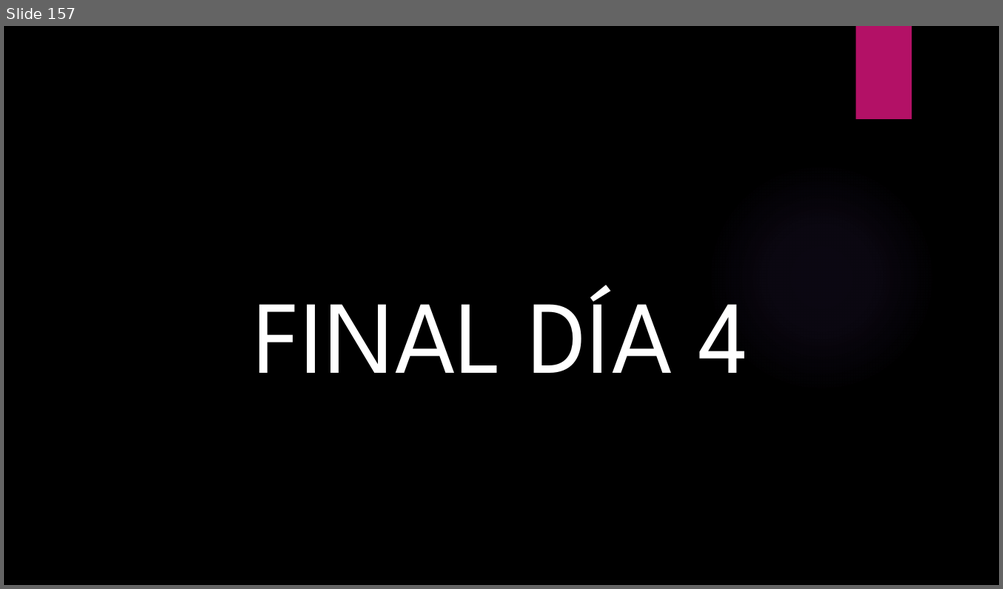
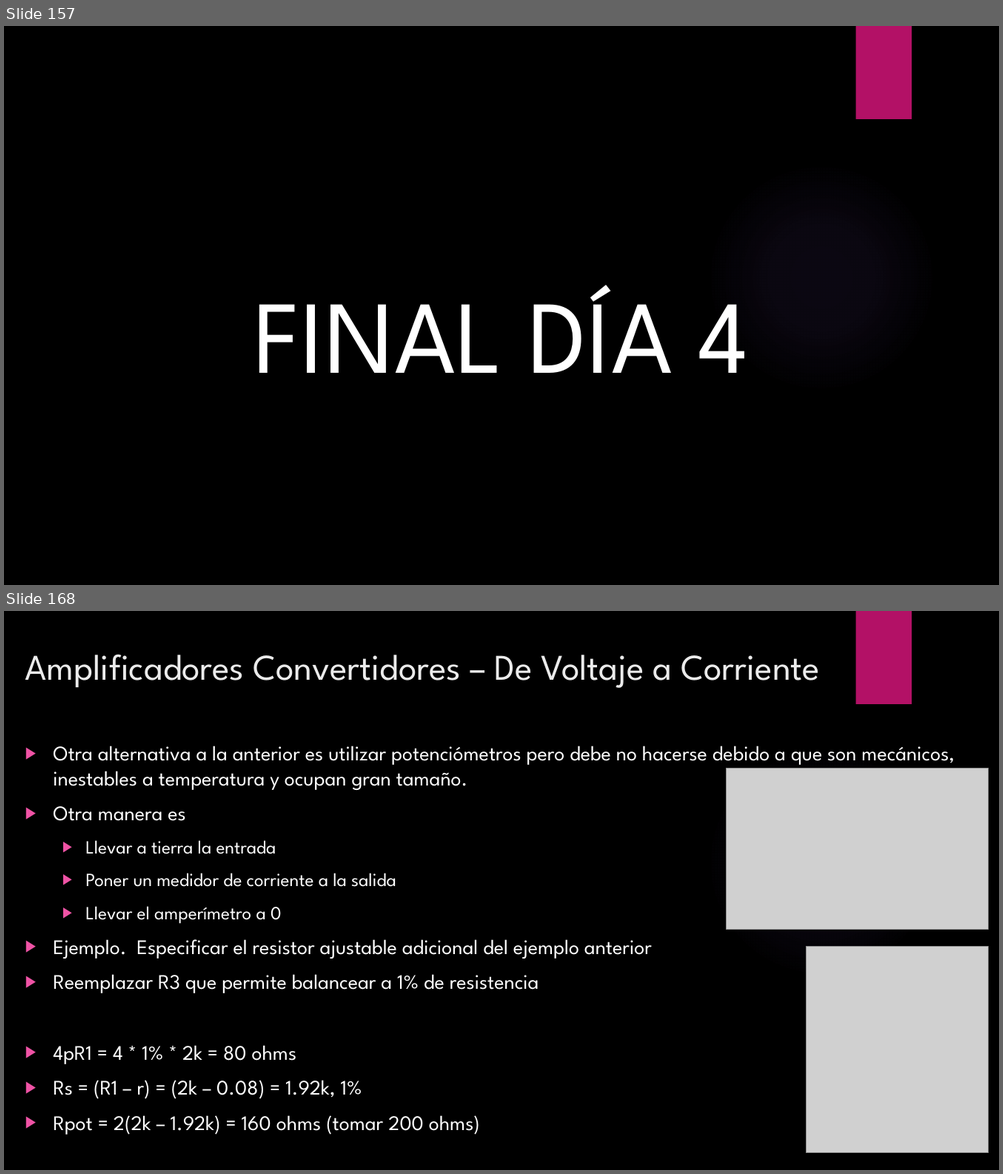
Before and after one commit to ulatinaedupa/ElectronicsII, a slide deck: Presentación/Electronica II.pptx. Shown one above the other, each under a label of ours: slide 157 before the commit, slides 157 and 168 after it; the slides between them are not shown. The pictures are 1003x589 and 1003x1174 pixels, drawn with LibreOffice and Linux fonts; fonts in the diff are those of the drawing; grey boxes stand for pictures; background and template pictures are left out. Boxes give left, top, right and bottom in pixels: in the first picture for what was removed or moved away, otherwise in the second. Text is boxed around its words. In the diff, an @@ line names an element or a change of style, - is before the commit and + after.

```diff
--- a/Presentación/Electronica II.pptx
+++ b/Presentación/Electronica II.pptx
@@ slide 168 added at box(4, 611, 999, 1170), background picture (left out); not listed: 2 template elements that a slide beside it also shows @@
@@ title added at box(25, 654, 820, 688), 35 pt, text #EBEBEB @@
+Amplificadores Convertidores – De Voltaje a Corriente
@@ text added at box(53, 746, 954, 1135), 20 pt, text #FFFFFF @@
+▶ Otra alternativa a la anterior es utilizar potenciómetros pero debe no hacerse debido a que son mecánicos, inestables a temperatura y ocupan gran tamaño.
+▶ Otra manera es
+  ▶ Llevar a tierra la entrada
+  ▶ Poner un medidor de corriente a la salida
+  ▶ Llevar el amperímetro a 0
+▶ Ejemplo. Especificar el resistor ajustable adicional del ejemplo anterior
+▶ Reemplazar R3 que permite balancear a 1% de resistencia
+▶ 4pR1 = 4 * 1% * 2k = 80 ohms
+▶ Rs = (R1 – r) = (2k – 0.08) = 1.92k, 1%
+▶ Rpot = 2(2k – 1.92k) = 160 ohms (tomar 200 ohms)
@@ picture added at box(726, 769, 989, 930) @@
@@ picture added at box(806, 947, 988, 1153) @@
```
Also in this commit, not shown: 23 other slides added, 2 other files.
